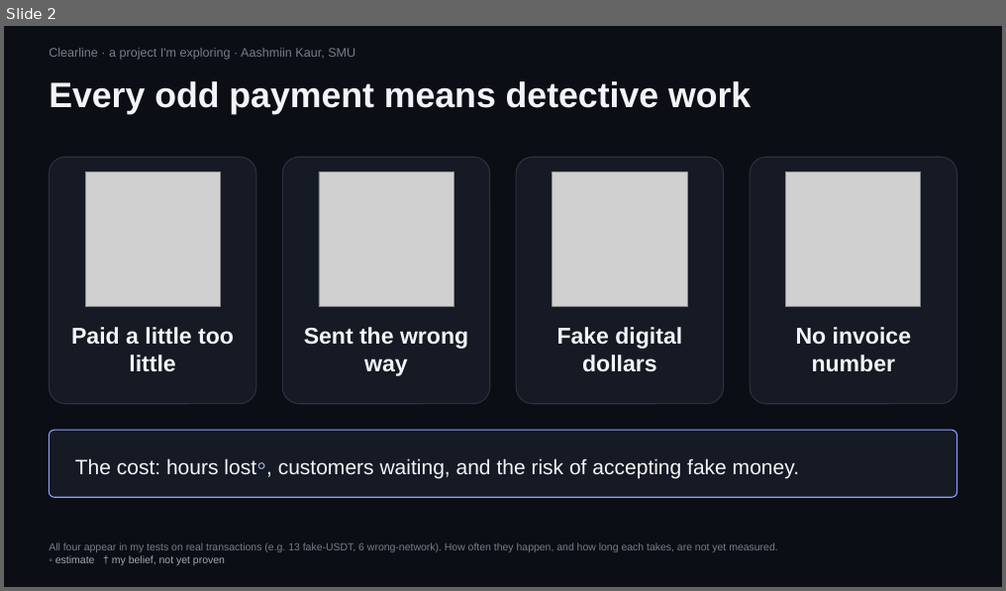
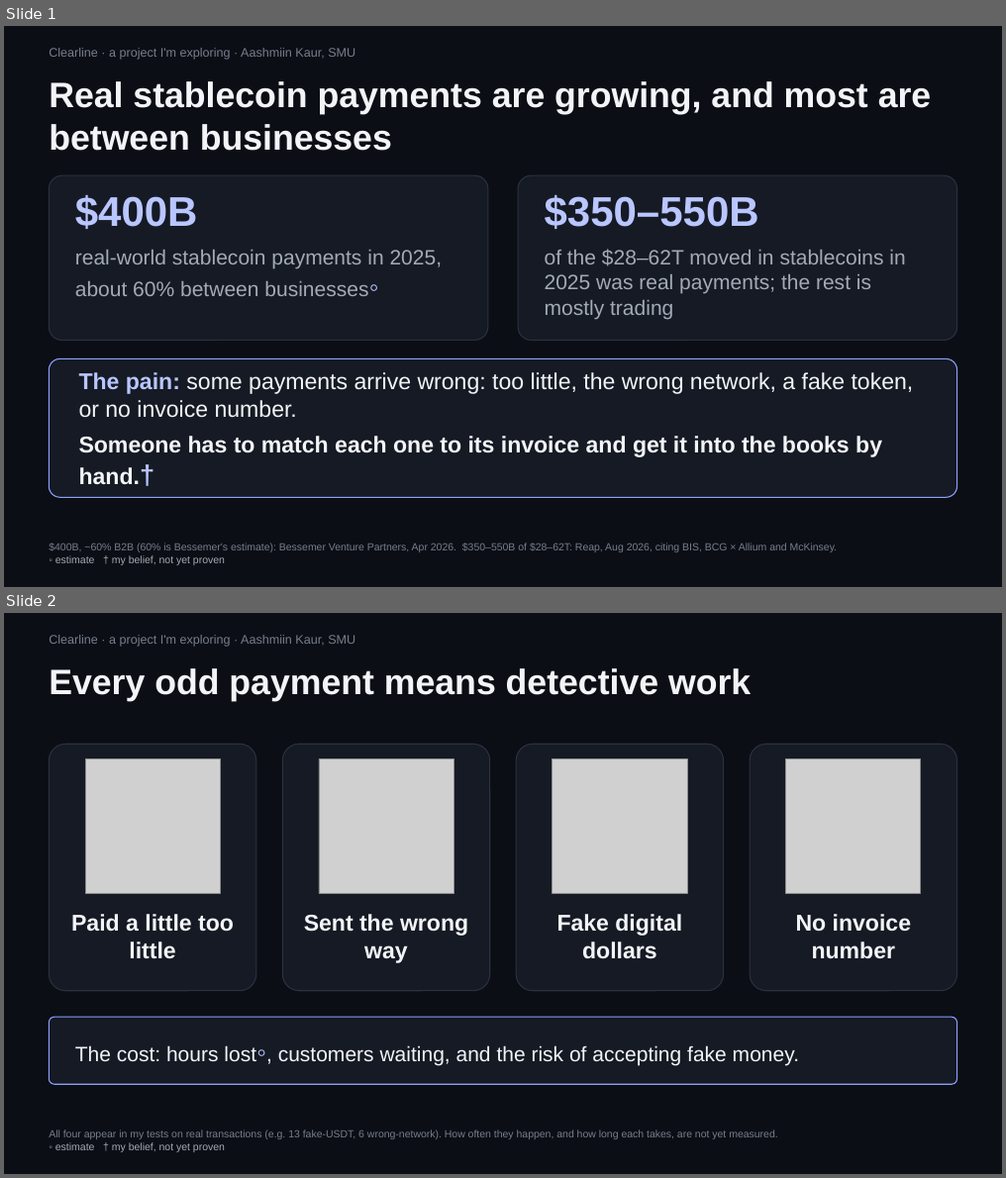
Before and after one commit to trysarathy/investigation-desk, a slide deck: pitch/Clearline_Mentor_Brief_6.pptx. Shown one above the other, each under a label of ours: slide 2 before the commit, slides 1 and 2 after it. The pictures are 1006x591 and 1006x1178 pixels, drawn with LibreOffice and Linux fonts; fonts in the diff are those of the drawing; grey boxes stand for pictures. Boxes give left, top, right and bottom in pixels: in the first picture for what was removed or moved away, otherwise in the second. Text is boxed around its words. In the diff, an @@ line names an element or a change of style, - is before the commit and + after.

```diff
--- a/pitch/Clearline_Mentor_Brief_6.pptx
+++ b/pitch/Clearline_Mentor_Brief_6.pptx
@@ slide 1 added at (4, 26, 1002, 587), background #0B0E14 @@
@@ text added at (49, 48, 355, 60), 12 pt, text #767E8C @@
+Clearline · a project I'm exploring · Aashmiin Kaur, SMU
@@ text added at (49, 81, 932, 151), 34 pt, text #F2F4F7, bold @@
+Real stablecoin payments are growing, and most are between businesses
@@ rounded rectangle added at (49, 175, 488, 341), fill #151A24, outline #2A3140 1 pt @@
@@ text added at (75, 195, 198, 229), 40 pt, text #B9C6FF, bold @@
+$400B
@@ rounded rectangle added at (519, 175, 957, 341), fill #151A24, outline #2A3140 1 pt @@
@@ text added at (545, 195, 759, 229), 40 pt, text #B9C6FF, bold @@
+$350–550B
@@ text added at (75, 250, 443, 296), 20 pt, text #A3AAB6 @@
+real-world stablecoin payments in 2025, about 60% between businesses◦
@@ text added at (545, 249, 905, 319), 20 pt, text #A3AAB6 @@
+of the $28–62T moved in stablecoins in 2025 was real payments; the rest is mostly trading
@@ rounded rectangle added at (49, 360, 957, 497), fill #151A24, outline #8EA2FF 1 pt @@
@@ text added at (79, 372, 914, 484), 22 pt, text #F2F4F7 @@
+The pain: some payments arrive wrong: too little, the wrong network, a fake token, or no invoice number.
+Someone has to match each one to its invoice and get it into the books by hand.†
@@ text added at (49, 543, 837, 566), 10 pt, text #767E8C @@
+$400B, ~60% B2B (60% is Bessemer's estimate): Bessemer Venture Partners, Apr 2026. $350–550B of $28–62T: Reap, Aug 2026, citing BIS, BCG × Allium and McKinsey.
+◦ estimate † my belief, not yet proven
```
Also in this commit, not shown: 1 slide changed, 1 other slide added, 2 slides removed, 8 other files.
